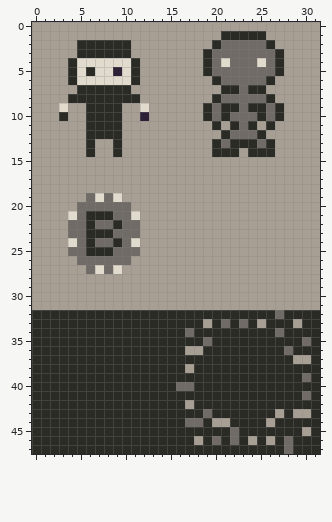
Pixel-art sprite -- resources/sprites/tiles.png. Above, as it was before the edit.
The file is 32x48 pixels.
Once edited:
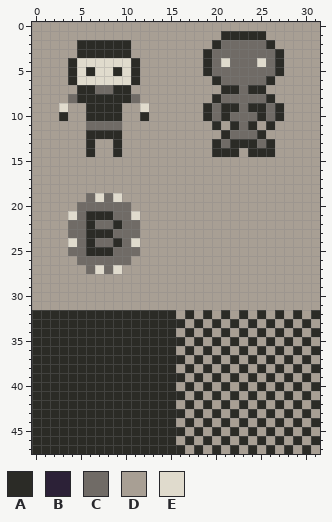
Palette (. is transparent): A #2b2b26  B #2c2137  C #706b66  D #a89f94  E #e0dbcd
Edits made:
@@ x 2..14 @@
  4 DDAEEEEEEADDD
- 5 DDAEAEEBEADDD
+ 5 DDAEAEEAEADDD
  6 DDAEEEEEEADDD
- 7 DDDAAAAAADDDD
- 8 DDAAAAAAAADDD
+ 7 DDDAACCAADDDD
+ 8 DDCAAAAAACDDD
  9 DEDDAAAADDEDD
-10 DADDAAAADDBDD
-11 DDDDAAAADDDDD
+10 DADDAAAADDADD
+11 DDDDCCCCDDDDD
 12 DDDDAAAADDDDD
@@ x 14..31 @@
 31 DDDDDDDDDDDDDDDDDD
-32 AAAAAAAAAAAAACAAAA
-33 AAAAADACACADAAADAA
-34 AAACAAAAAAAAACAAAA
-35 AAAAACAAAAAAAAAACA
-36 AAADDAAAAAAAAACAAA
-37 AAAAAAAAAAAAAAADDA
-38 AAADAAAAAAAAAAAAAA
-39 AAAAAAAAAAAAAAAACA
-40 AACCAAAAAAAAAAAAAA
-41 AAAAAAAAAAAAAAAACA
-42 AAADAAAAAAAAAAAAAA
-43 AAAAACAAAAAAADADDA
-44 AAACCADDAAAADAAAAA
-45 AAAAAAAACAAAAAAADA
-46 AAAADACACADADACAAA
-47 AAAAAAAAAAAAAACAAA
+32 AADADADADADADADADA
+33 AAADADADADADADADAD
+34 AADADADADADADADADA
+35 AAADADADADADADADAD
+36 AADADADADADADADADA
+37 AAADADADADADADADAD
+38 AADADADADADADADADA
+39 AAADADADADADADADAD
+40 AADADADADADADADADA
+41 AAADADADADADADADAD
+42 AADADADADADADADADA
+43 AAADADADADADADADAD
+44 AADADADADADADADADA
+45 AAADADADADADADADAD
+46 AADADADADADADADADA
+47 AAADADADADADADADAD
Pixel boxes of the changes (left, top, right, bottom) in both pictures:
changed: (68, 67, 149, 130)
changed: (176, 310, 320, 454)
